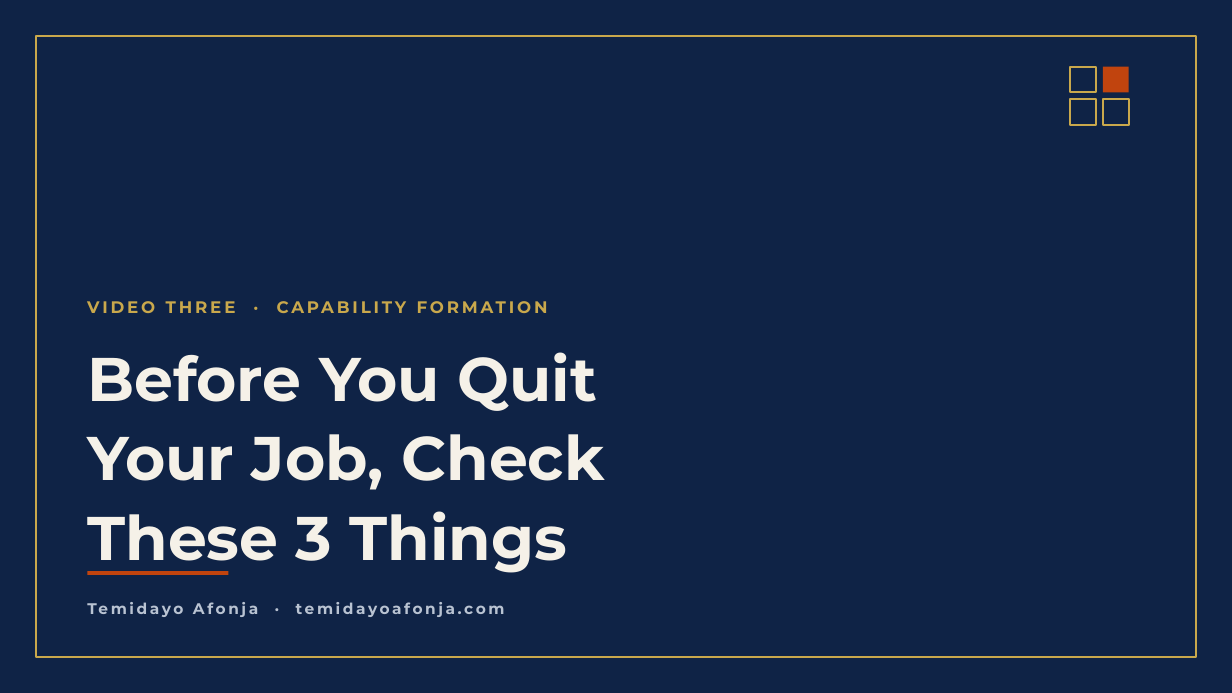
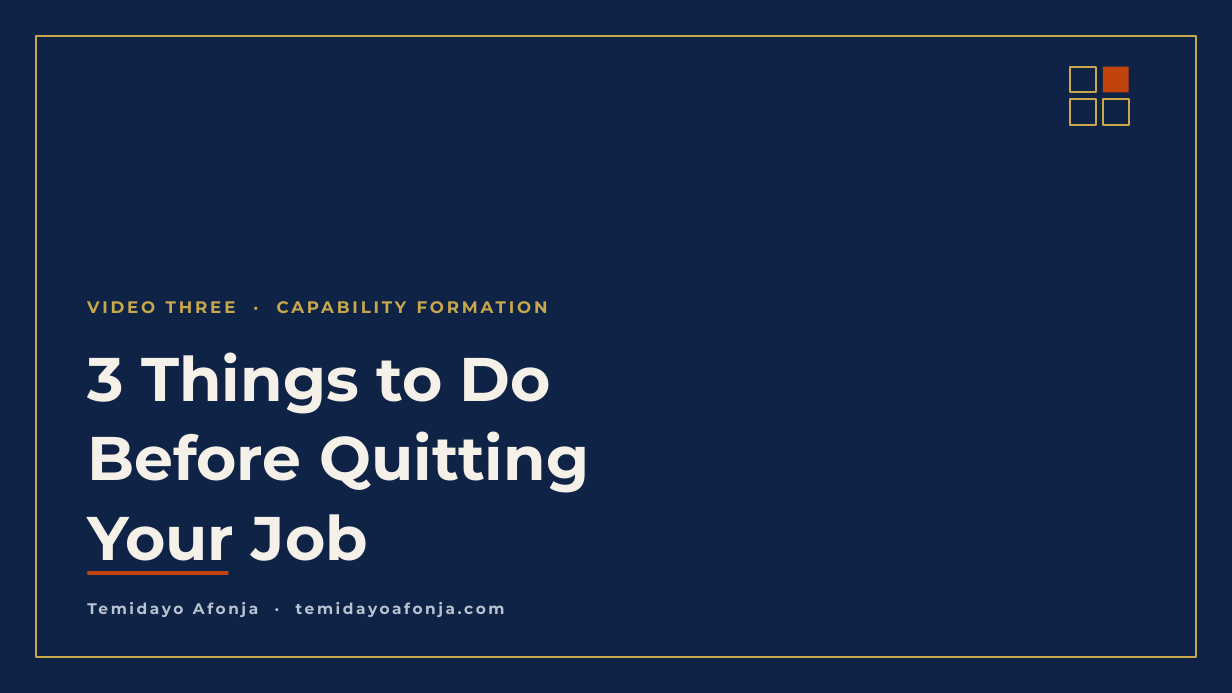
Before and after one commit to temidanielle/temidayoafonja-site, a slide deck: slide 1 of deliverables/video-3-slides/out/Video-3-Reveal-Builds_v1.1.pptx. Drawn at 1232x693 pixels with LibreOffice and Linux fonts; fonts in the diff are those of the drawing. Boxes give left, top, right and bottom in pixels: in the first picture for what was removed or moved away, otherwise in the second. Text is boxed around its words. In the diff, an @@ line names an element or a change of style, - is before the commit and + after.

```diff
--- a/deliverables/video-3-slides/out/Video-3-Reveal-Builds_v1.1.pptx
+++ b/deliverables/video-3-slides/out/Video-3-Reveal-Builds_v1.1.pptx
@@ text at (x1=87, y1=352, x2=589, y2=575): text changed @@
-Before You Quit
-Your Job, Check
-These 3 Things
+3 Things to Do
+Before Quitting
+Your Job
```
Also in this commit, not shown: 30 other files.
